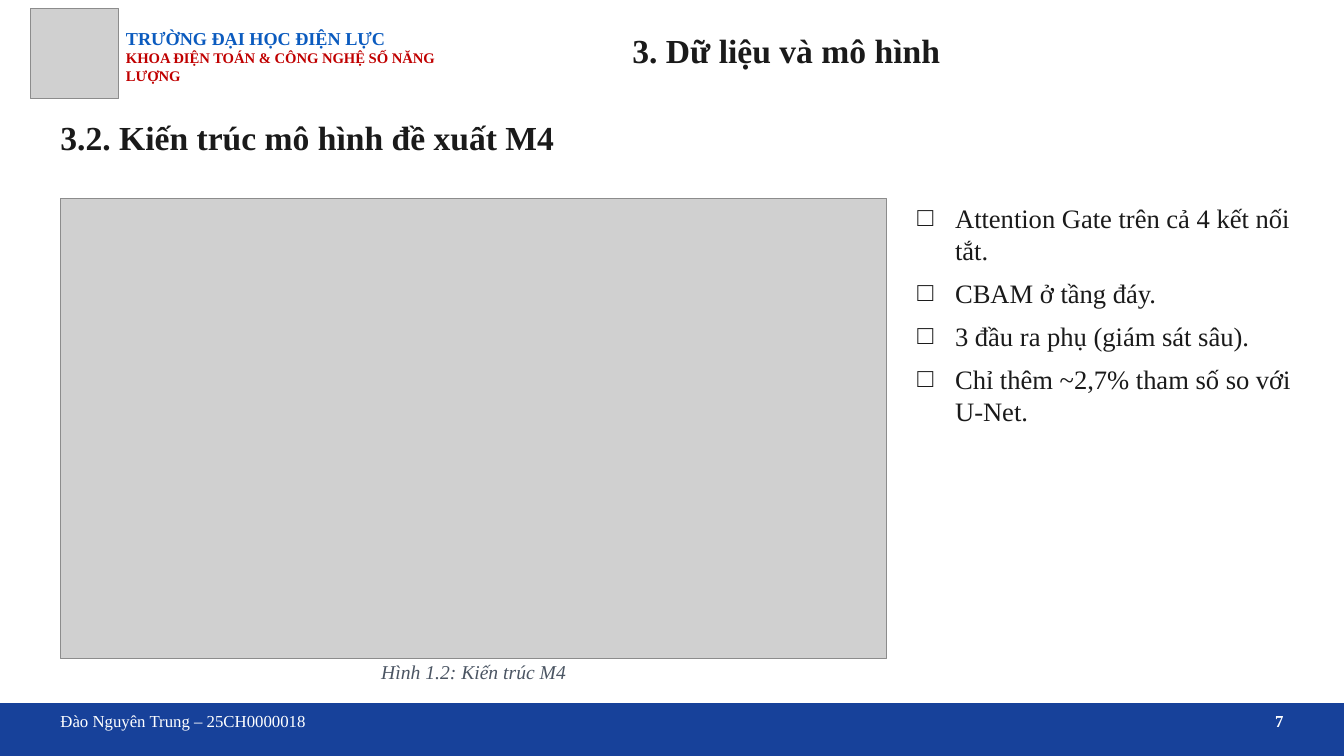
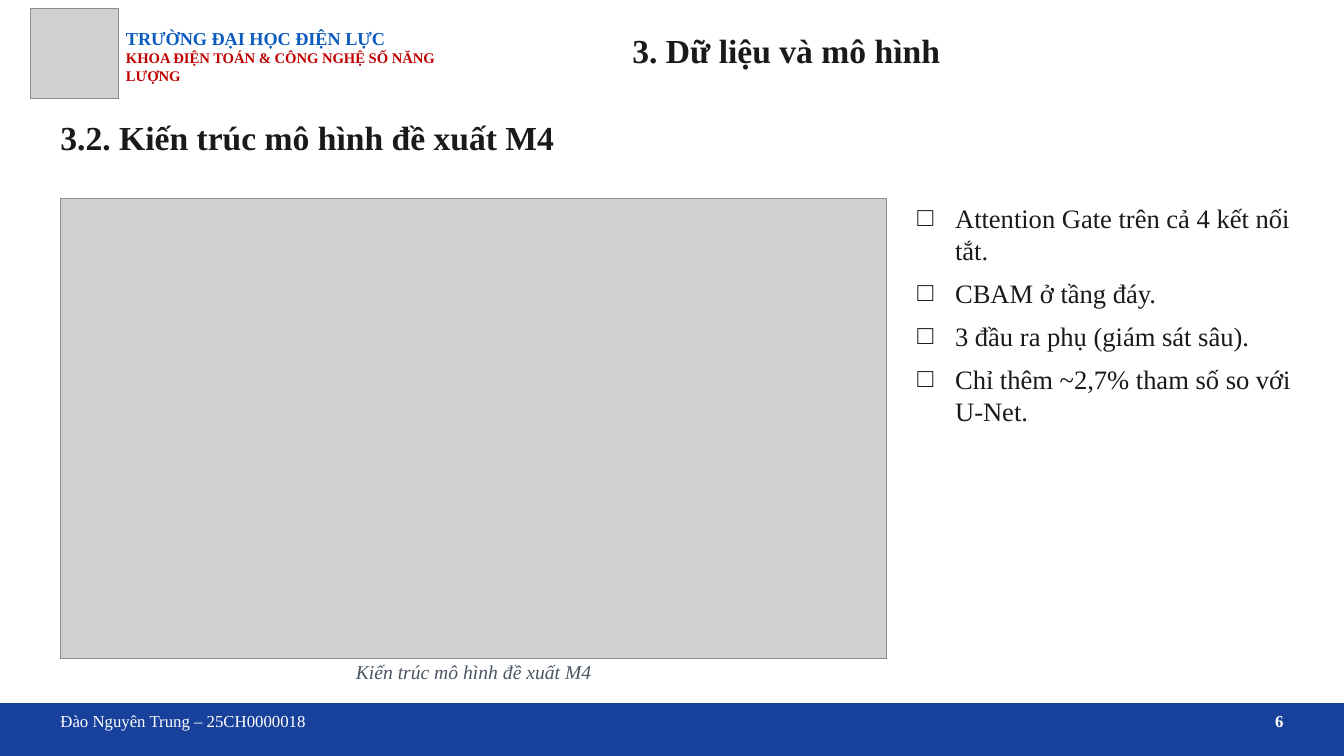
Before and after one commit to trungnguyen107/Medical-image-segmentation-breast-ultrasound-unet-attention, a slide deck: slide 6 of docs/Slide_bao_cao_DATN_U-Net_Attention.pptx (slide 7 before the commit). Drawn at 1344x756 pixels with LibreOffice and Linux fonts; fonts in the diff are those of the drawing; grey boxes stand for pictures; background and template pictures are left out. Boxes give left, top, right and bottom in pixels: in the first picture for what was removed or moved away, otherwise in the second. Text is boxed around its words. In the diff, an @@ line names an element or a change of style, - is before the commit and + after.

```diff
--- a/docs/Slide_bao_cao_DATN_U-Net_Attention.pptx
+++ b/docs/Slide_bao_cao_DATN_U-Net_Attention.pptx
@@ text at (x1=356, y1=665, x2=591, y2=679): text changed @@
-Hình 1.2: Kiến trúc M4
+Kiến trúc mô hình đề xuất M4
@@ text at (x1=1275, y1=716, x2=1283, y2=727): text changed @@
-7
+6
```
Also in this commit, not shown: 12 other slides changed, 6 slides removed, 4 other files.
